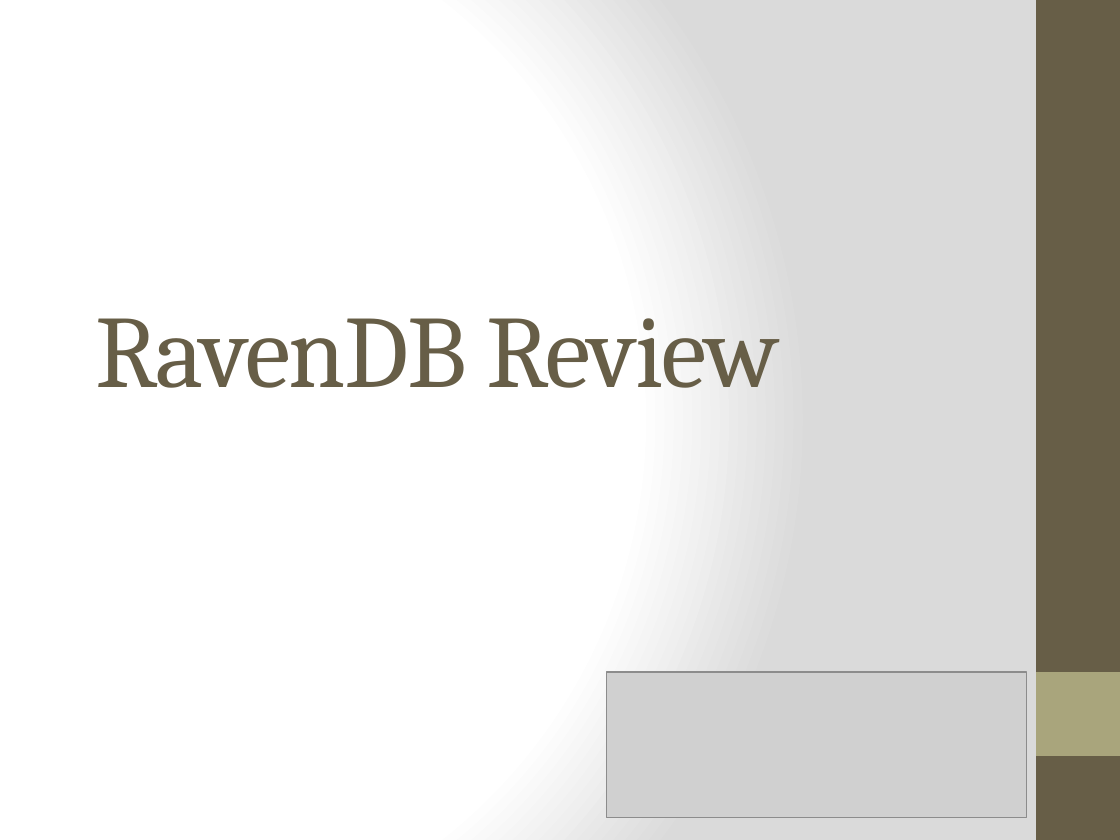
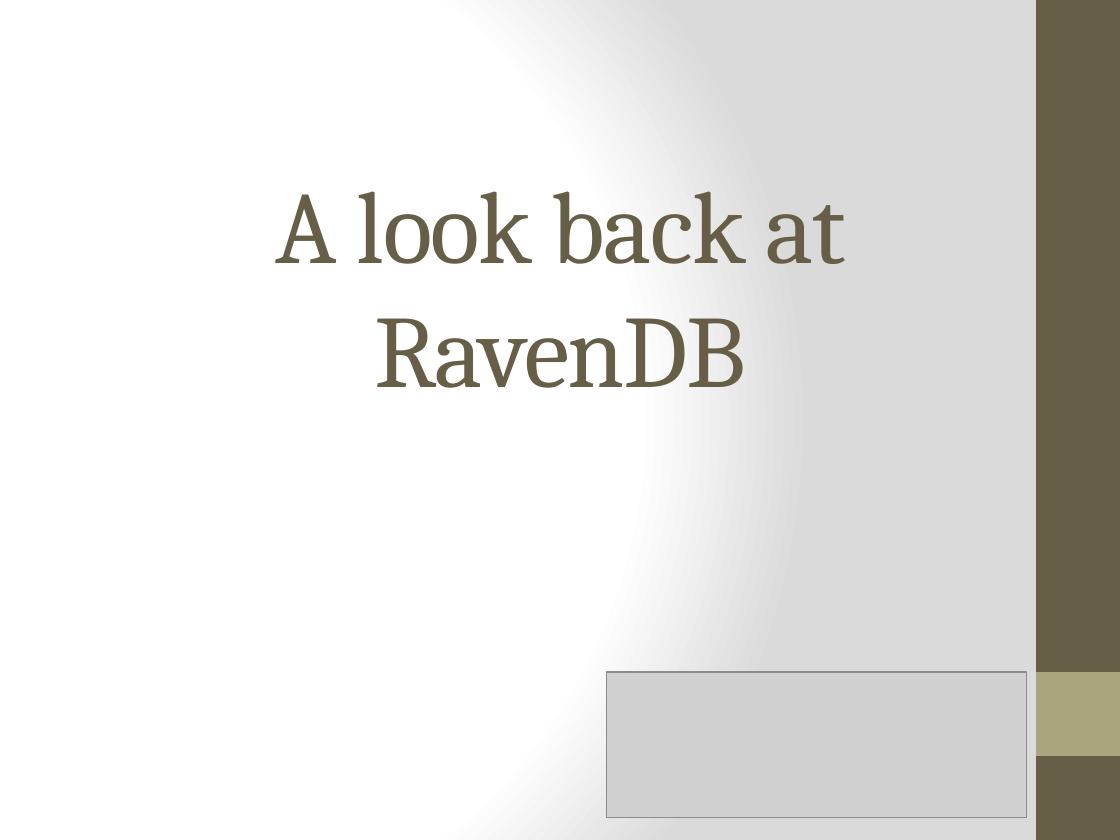
Before and after one commit to RyanHauert/presentations-ravendb, a slide deck: slide 1 of docs/RavenDB.pptx. Drawn at 1120x840 pixels with LibreOffice and Linux fonts; fonts in the diff are those of the drawing; grey boxes stand for pictures. Boxes give left, top, right and bottom in pixels: in the first picture for what was removed or moved away, otherwise in the second. Text is boxed around its words. In the diff, an @@ line names an element or a change of style, - is before the commit and + after.

```diff
--- a/docs/RavenDB.pptx
+++ b/docs/RavenDB.pptx
@@ title at (276, 191, 846, 388): text changed @@
-RavenDB Review
+A look back at RavenDB
```
Also in this commit, not shown: 2 slides added, 2 other files.
